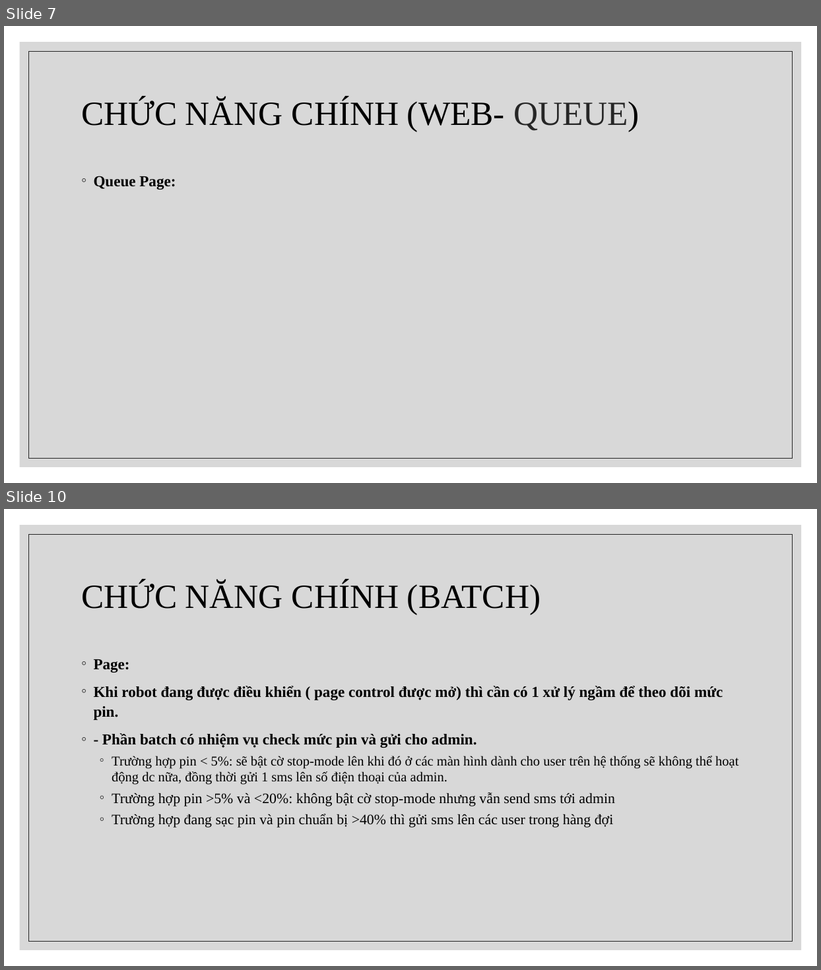
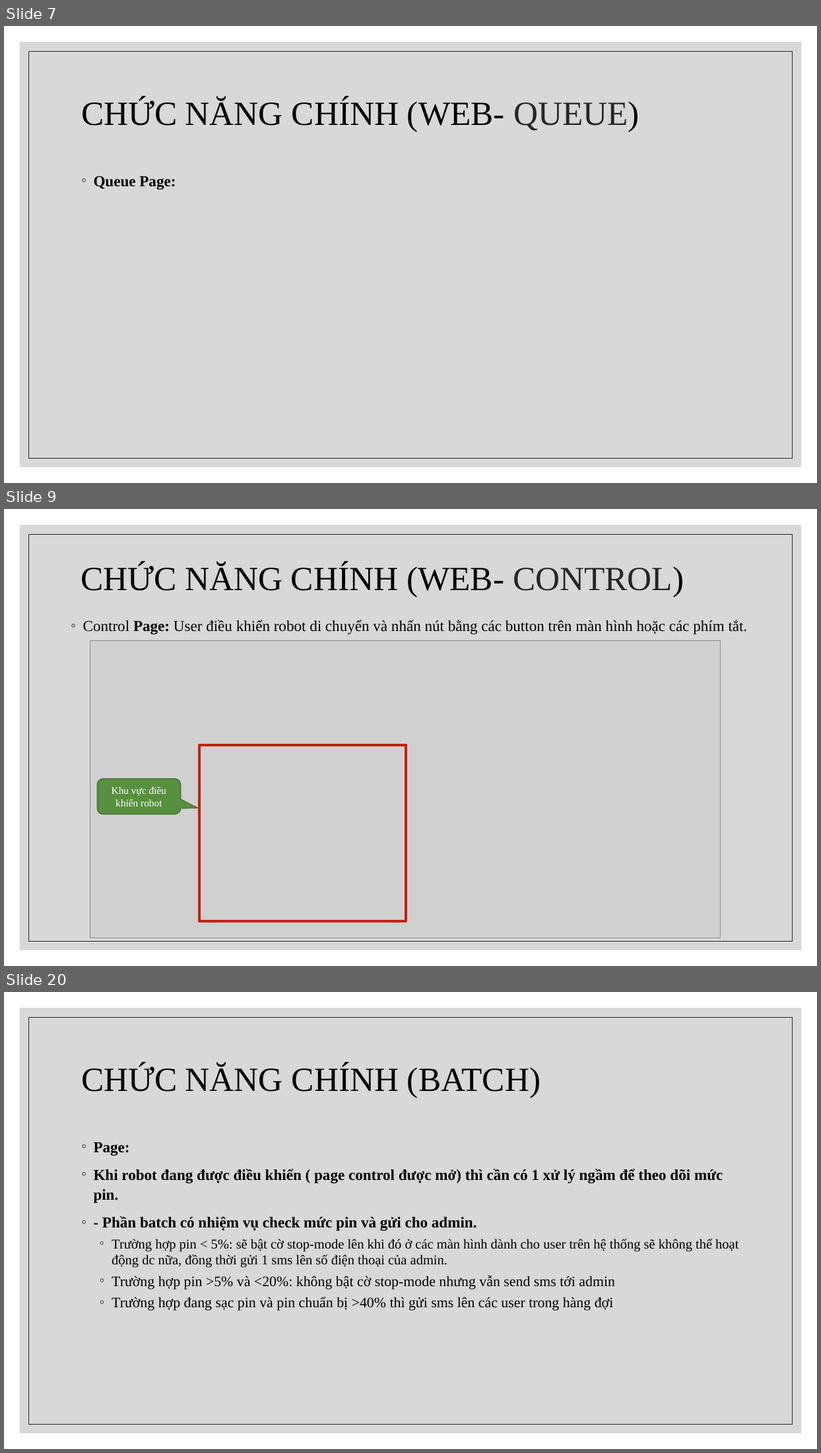
Before and after one commit to chet7h/restart_computer, a slide deck: Restart Computer.pptx. Shown one above the other, each under a label of ours: slides 7 and 10 before the commit, slides 7, 9 and 20 after it; the slides between them are not shown. The pictures are 821x970 and 821x1453 pixels, drawn with LibreOffice and Linux fonts; fonts in the diff are those of the drawing; grey boxes stand for pictures. Boxes give left, top, right and bottom in pixels: in the first picture for what was removed or moved away, otherwise in the second. Text is boxed around its words. In the diff, an @@ line names an element or a change of style, - is before the commit and + after.

```diff
--- a/Restart Computer.pptx
+++ b/Restart Computer.pptx
@@ slide 9 added at bbox=[4, 509, 817, 966], background #FFFFFF; not listed: 2 template elements that a slide beside it also shows @@
@@ title added at bbox=[81, 563, 684, 597], 40 pt, text #000000 @@
+CHỨC NĂNG CHÍNH (WEB- CONTROL)
@@ text added at bbox=[83, 620, 748, 634], 18 pt, text #000000 @@
+◦ Control Page: User điều khiển robot di chuyển và nhấn nút bằng các button trên màn hình hoặc các phím tắt.
@@ picture added at bbox=[90, 640, 721, 938] @@
@@ rectangle added at bbox=[199, 745, 406, 922], outline #C6210E 3 pt @@
@@ rounded speech box added at bbox=[97, 779, 181, 815], fill #57903F, outline #406B2F 1 pt, 12 pt, text #FFFFFF @@
+Khu vực điều khiển robot
@@ what was slide 10 is now slide 20 @@
```
Also in this commit, not shown: 2 slides changed, 9 other slides added.
